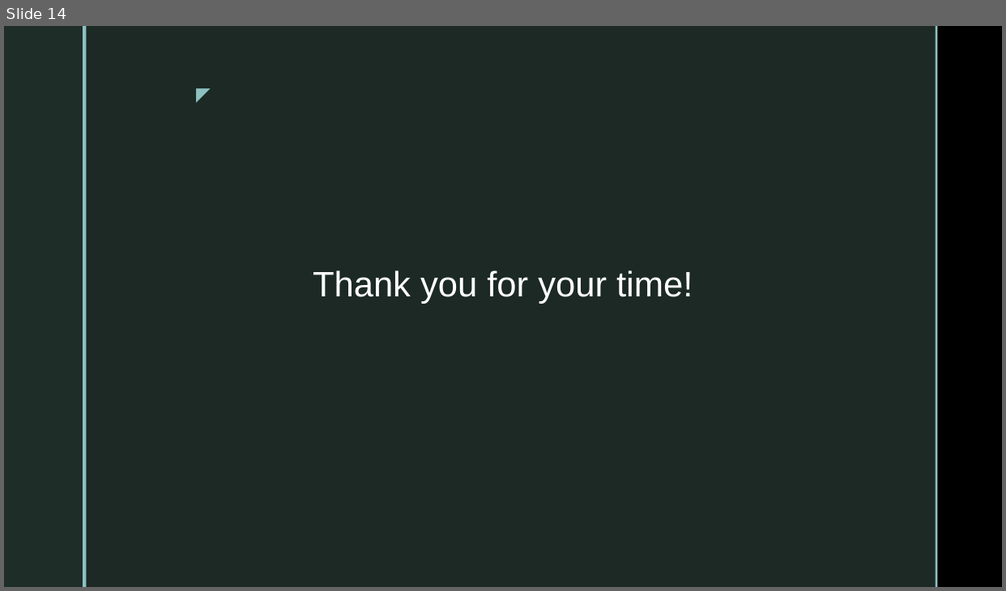
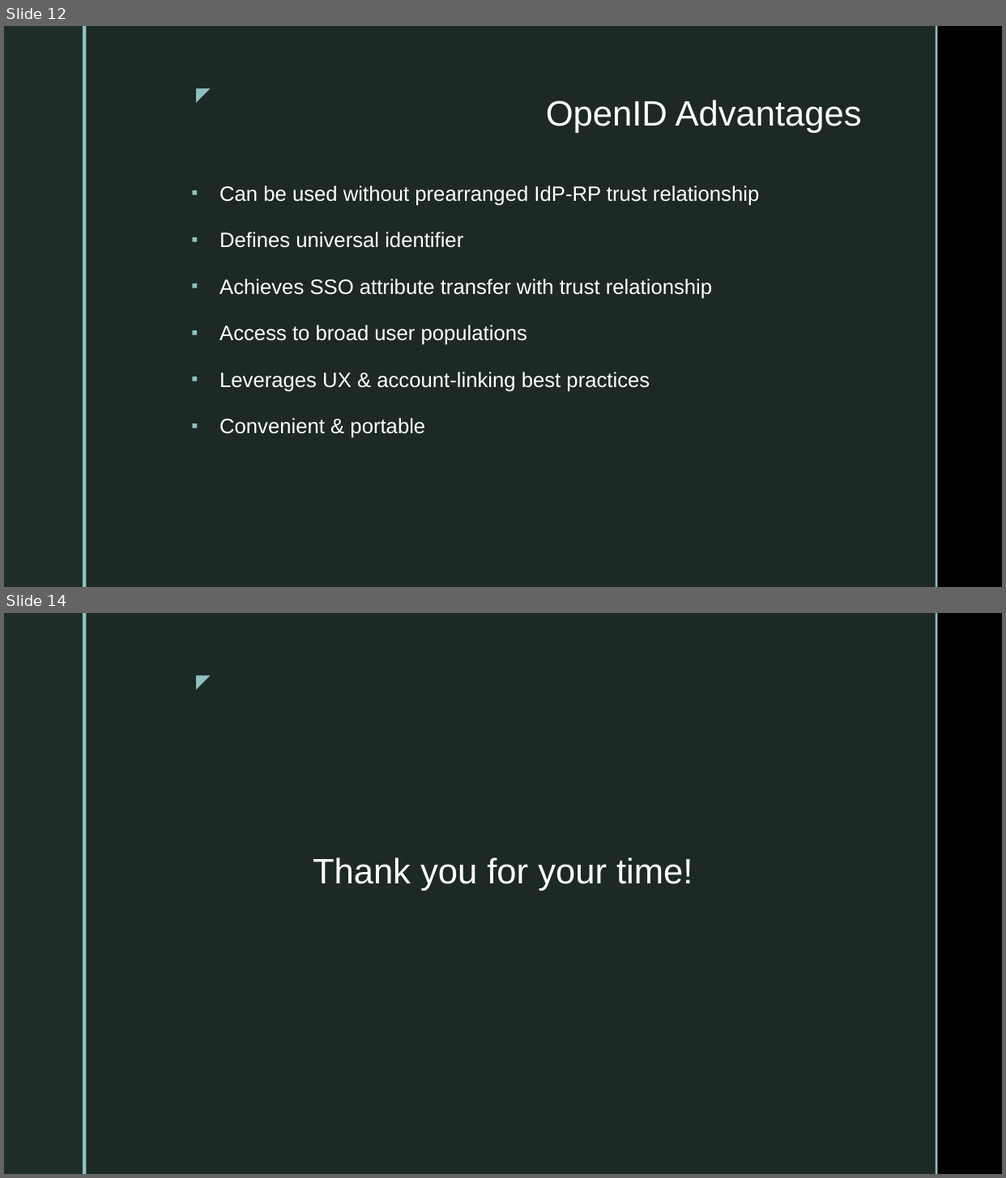
Before and after one commit to elizabethmhinz/CSD-370, a slide deck: module-1/Assignment 1.2 Presentation - Hinz.pptx. Shown one above the other, each under a label of ours: slide 14 before the commit, slides 12 and 14 after it; the slides between them are not shown. The pictures are 1006x591 and 1006x1178 pixels, drawn with LibreOffice and Linux fonts; fonts in the diff are those of the drawing; background and template pictures are left out. Boxes give left, top, right and bottom in pixels: in the first picture for what was removed or moved away, otherwise in the second. Text is boxed around its words. In the diff, an @@ line names an element or a change of style, - is before the commit and + after.

```diff
--- a/module-1/Assignment 1.2 Presentation - Hinz.pptx
+++ b/module-1/Assignment 1.2 Presentation - Hinz.pptx
@@ slide 12 added at <box>4,26,1002,587</box>, background picture (left out); not listed: 5 template elements that a slide beside it also shows @@
@@ title added at <box>546,100,862,133</box>, 34 pt, text #FFFFFF @@
+OpenID Advantages
@@ text added at <box>219,186,759,438</box>, 20 pt, text #FFFFFF @@
+▪ Can be used without prearranged IdP-RP trust relationship
+▪ Defines universal identifier
+▪ Achieves SSO attribute transfer with trust relationship
+▪ Access to broad user populations
+▪ Leverages UX & account-linking best practices
+▪ Convenient & portable
```
Also in this commit, not shown: 1 slide changed, 12 other slides added, 12 slides removed, 2 other files.
